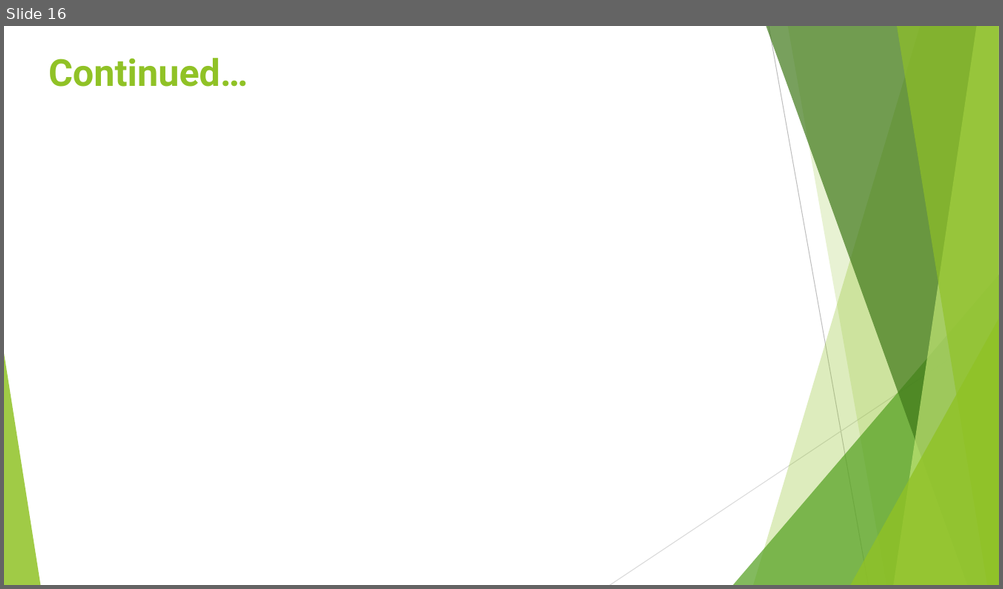
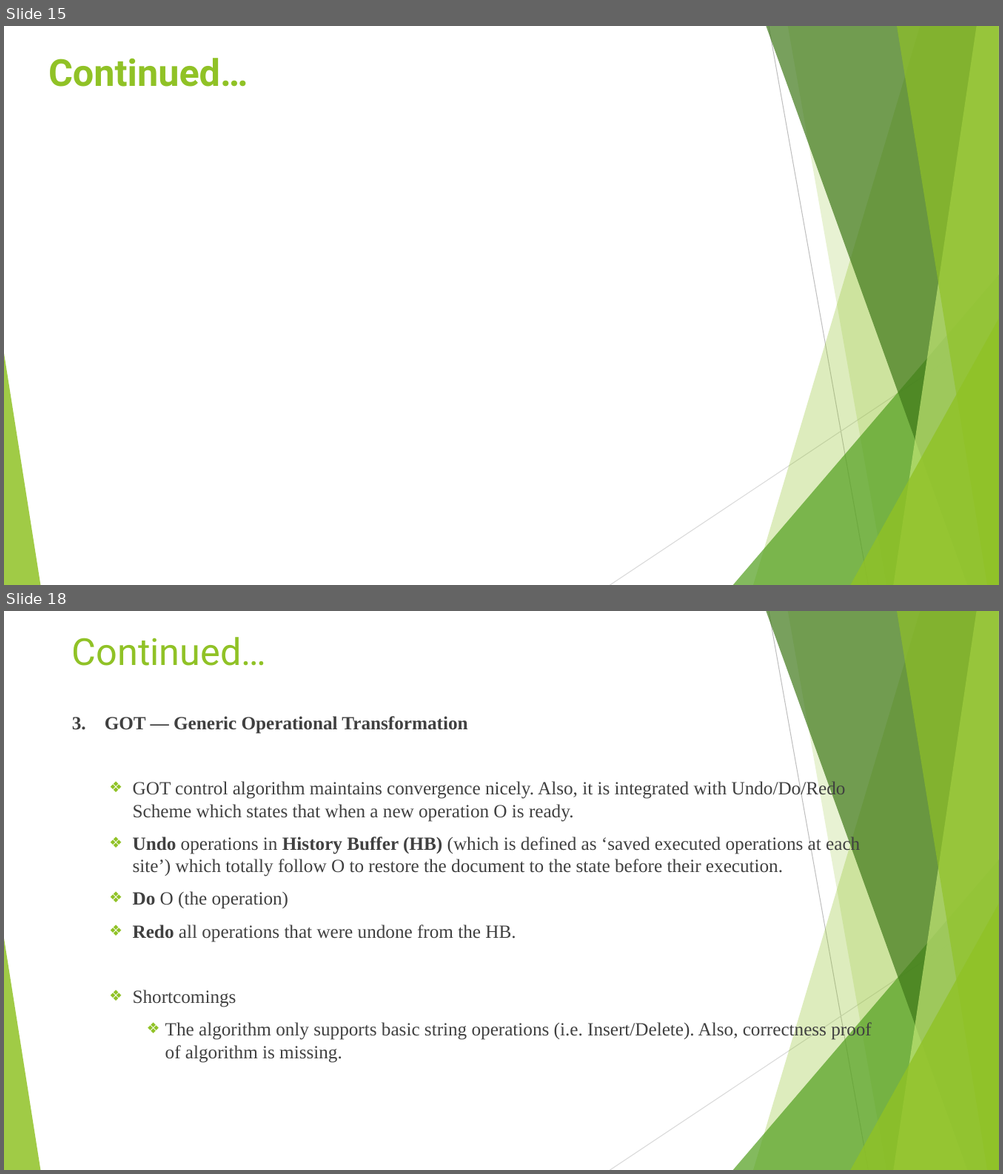
Before and after one commit to saieswari/angular, a slide deck: Operational Transformation.pptx. Shown one above the other, each under a label of ours: slide 16 before the commit, slides 15 and 18 after it; the slides between them are not shown. The pictures are 1003x589 and 1003x1174 pixels, drawn with LibreOffice and Linux fonts; fonts in the diff are those of the drawing; grey boxes stand for pictures. Boxes give left, top, right and bottom in pixels: in the first picture for what was removed or moved away, otherwise in the second. Text is boxed around its words. In the diff, an @@ line names an element or a change of style, - is before the commit and + after.

```diff
--- a/Operational Transformation.pptx
+++ b/Operational Transformation.pptx
@@ slide 18 added at [4,611,999,1170], background #FFFFFF; not listed: 10 template elements that a slide beside it also shows @@
@@ title added at [72,637,266,666], 36 pt, text #90C226 @@
+Continued…
@@ text added at [72,716,871,1063], 18 pt, text #404040 @@
+3. GOT — Generic Operational Transformation
+  ❖ GOT control algorithm maintains convergence nicely. Also, it is integrated with Undo/Do/Redo Scheme which states that when a new operation O is ready.
+  ❖ Undo operations in History Buffer (HB) (which is defined as ‘saved executed operations at each site’) which totally follow O to restore the document to the state before their execution.
+  ❖ Do O (the operation)
+  ❖ Redo all operations that were undone from the HB.
+  ❖ Shortcomings
+    ❖ The algorithm only supports basic string operations (i.e. Insert/Delete). Also, correctness proof of algorithm is missing.
@@ what was slide 16 is now slide 15 @@
```
Also in this commit, not shown: 3 slides changed, 5 other slides added, 1 slide removed.
